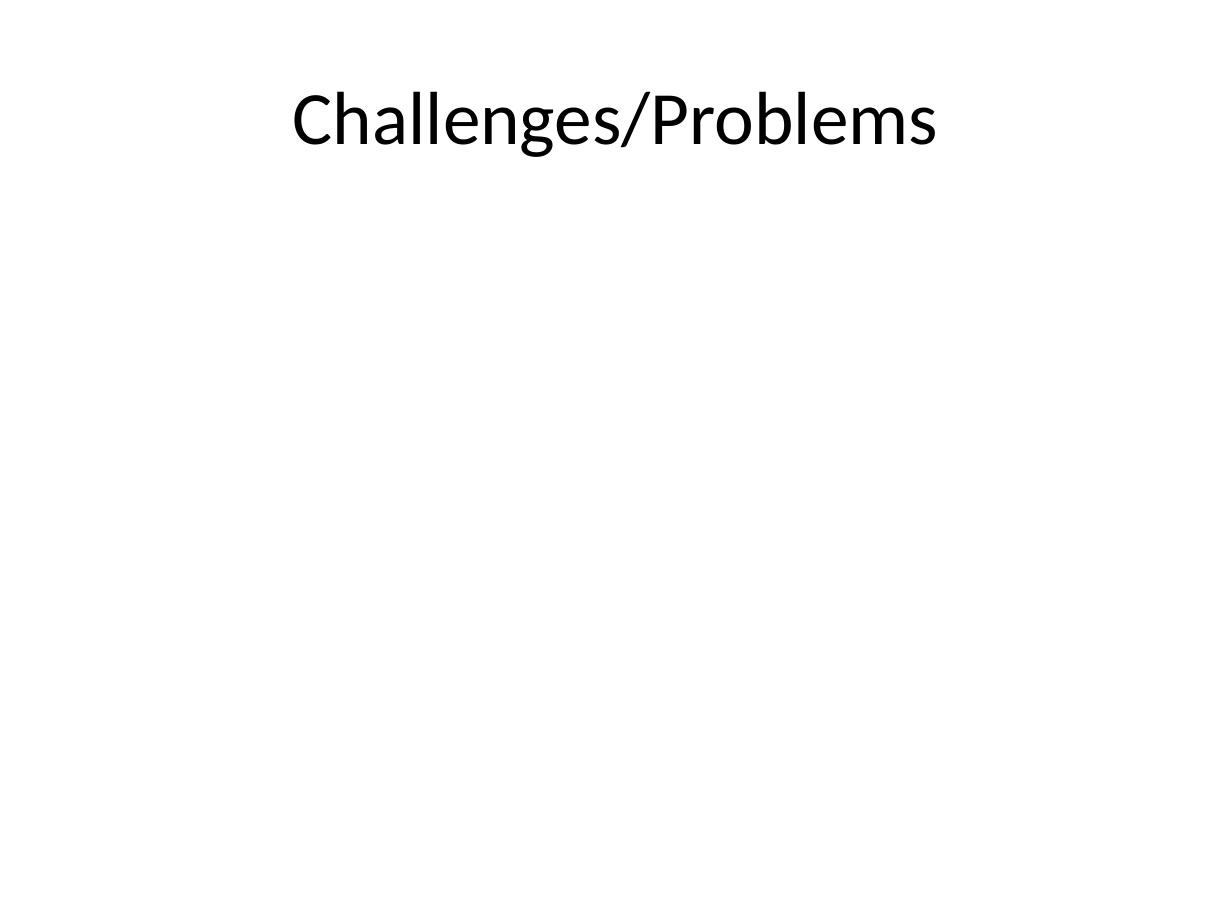
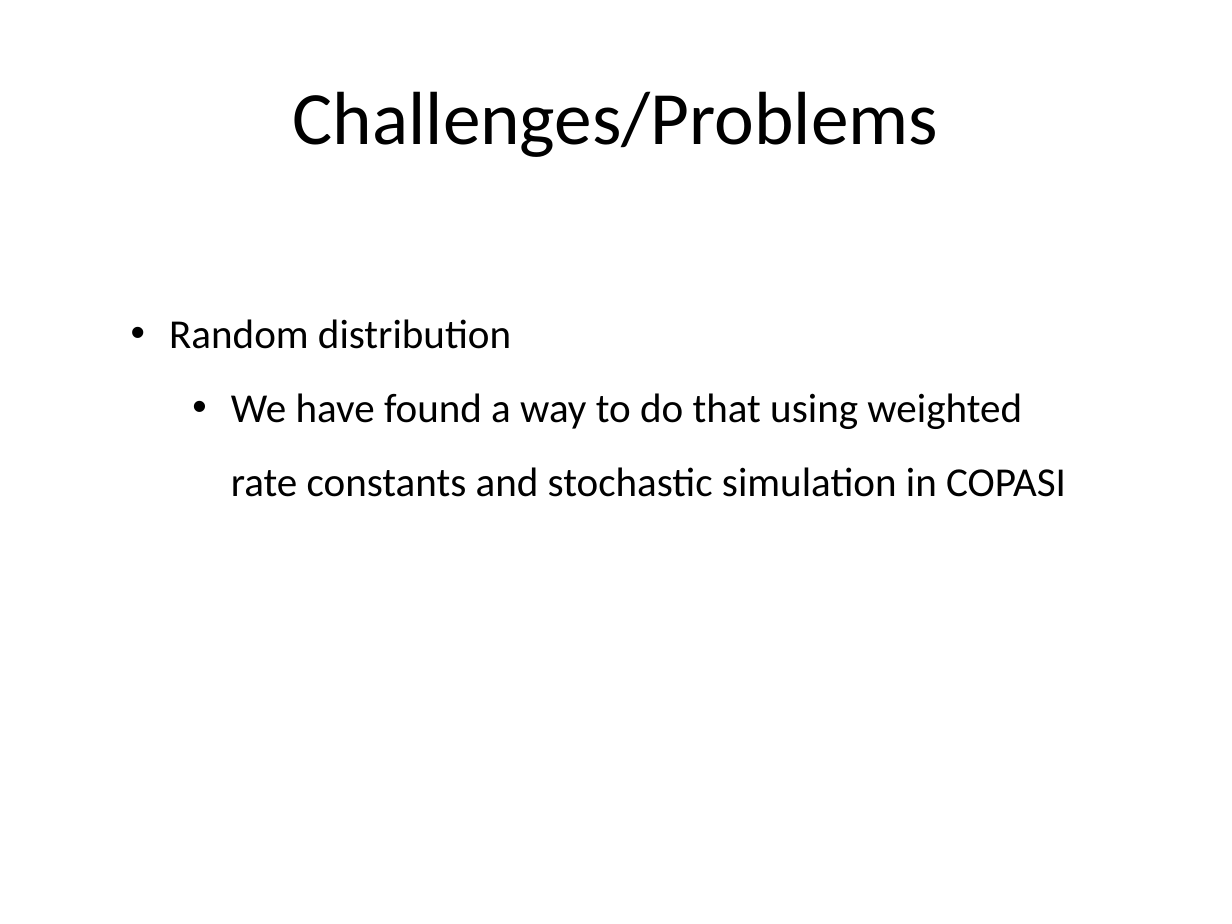
Before and after one commit to dagwa/wholecell-protein, a slide deck: slide 14 of TeamProteinSummary.pptx (slide 13 before the commit). Drawn at 1232x924 pixels with LibreOffice and Linux fonts; fonts in the diff are those of the drawing. Boxes give left, top, right and bottom in pixels: in the first picture for what was removed or moved away, otherwise in the second. Text is boxed around its words. In the diff, an @@ line names an element or a change of style, - is before the commit and + after.

```diff
--- a/TeamProteinSummary.pptx
+++ b/TeamProteinSummary.pptx
@@ text added at box(169, 319, 1066, 497), 24 pt, text #000000 @@
+• Random distribution
+  • We have found a way to do that using weighted rate constants and stochastic simulation in COPASI
```
Also in this commit, not shown: 7 other slides changed, 2 slides added, 1 slide removed.
